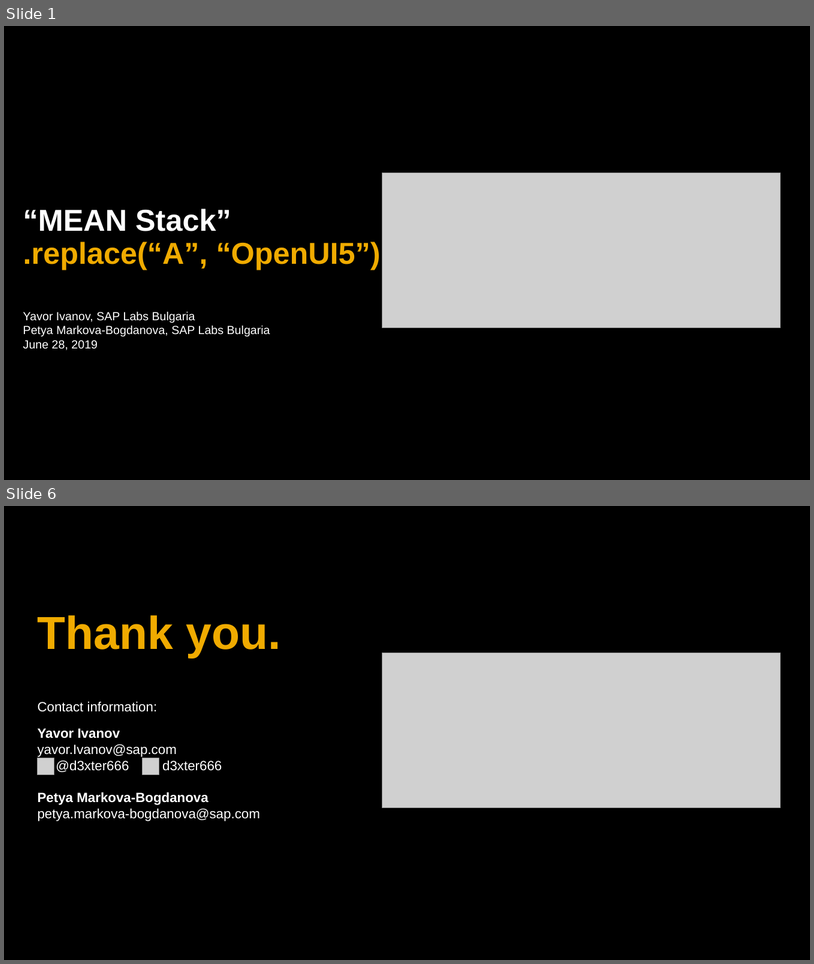
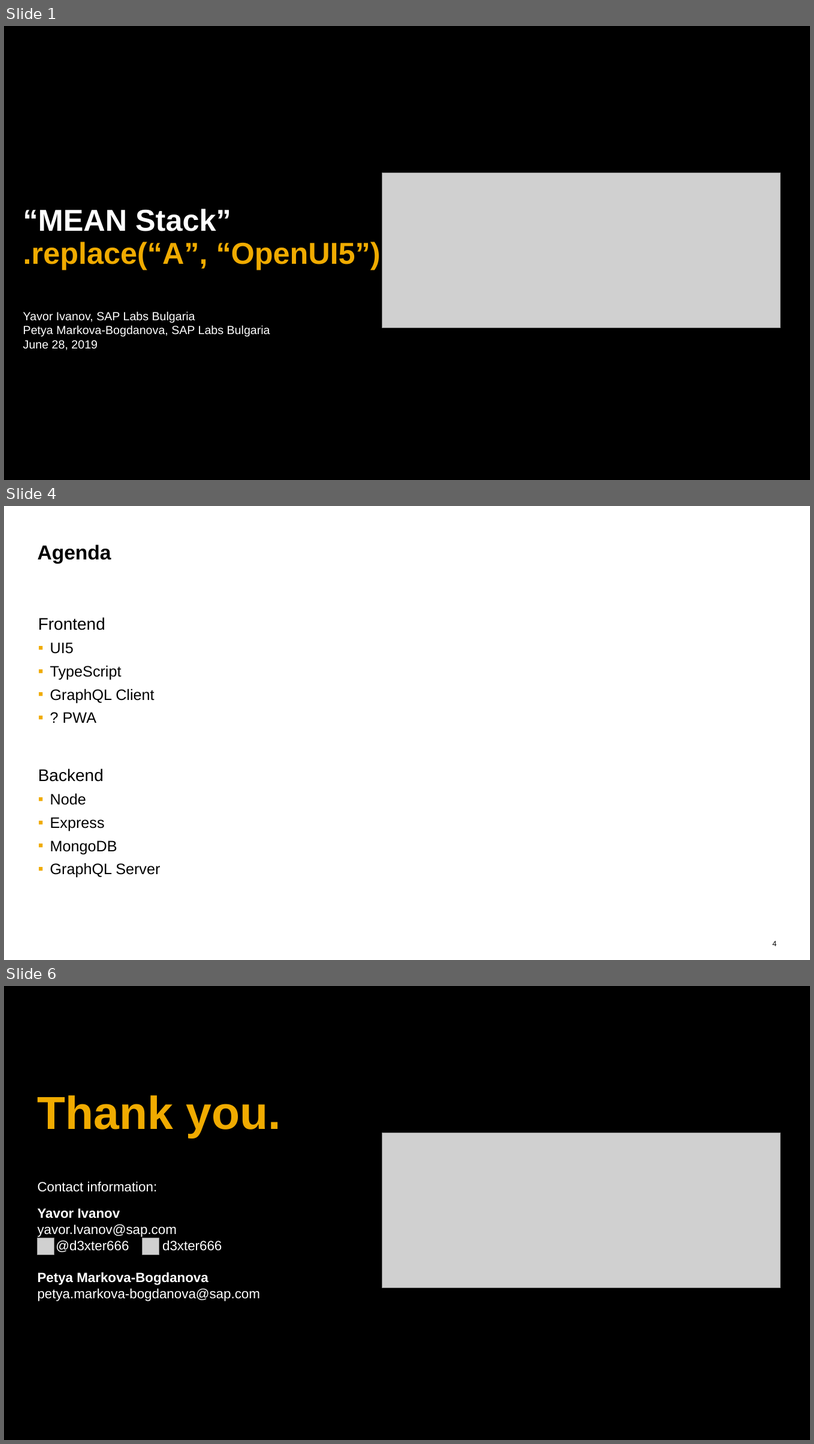
Before and after one commit to d3xter666/ui5con-2019-mean-stack-with-ui5, a slide deck: ui5con2019-mean-stack-ui5.pptx. Shown one above the other, each under a label of ours: slides 1 and 6 before the commit, slides 1, 4 and 6 after it; the slides between them are not shown. The pictures are 814x964 and 814x1444 pixels, drawn with LibreOffice and Linux fonts; fonts in the diff are those of the drawing; grey boxes stand for pictures. Boxes give left, top, right and bottom in pixels: in the first picture for what was removed or moved away, otherwise in the second. Text is boxed around its words. In the diff, an @@ line names an element or a change of style, - is before the commit and + after.

```diff
--- a/ui5con2019-mean-stack-ui5.pptx
+++ b/ui5con2019-mean-stack-ui5.pptx
@@ slide 4 added at [4,506,810,960], background #FFFFFF @@
@@ title added at [38,544,111,564], 24 pt, text #000000, bold @@
+Agenda
@@ text added at [38,617,160,877], 18 pt, text #000000 @@
+Frontend
+  ▪ UI5
+  ▪ TypeScript
+  ▪ GraphQL Client
+  ▪ ? PWA
+Backend
+  ▪ Node
+  ▪ Express
+  ▪ MongoDB
+  ▪ GraphQL Server
@@ page number added at [773,940,777,946], 9 pt, text #000000 @@
+4
```
Also in this commit, not shown: 3 other slides added, 4 slides removed.
